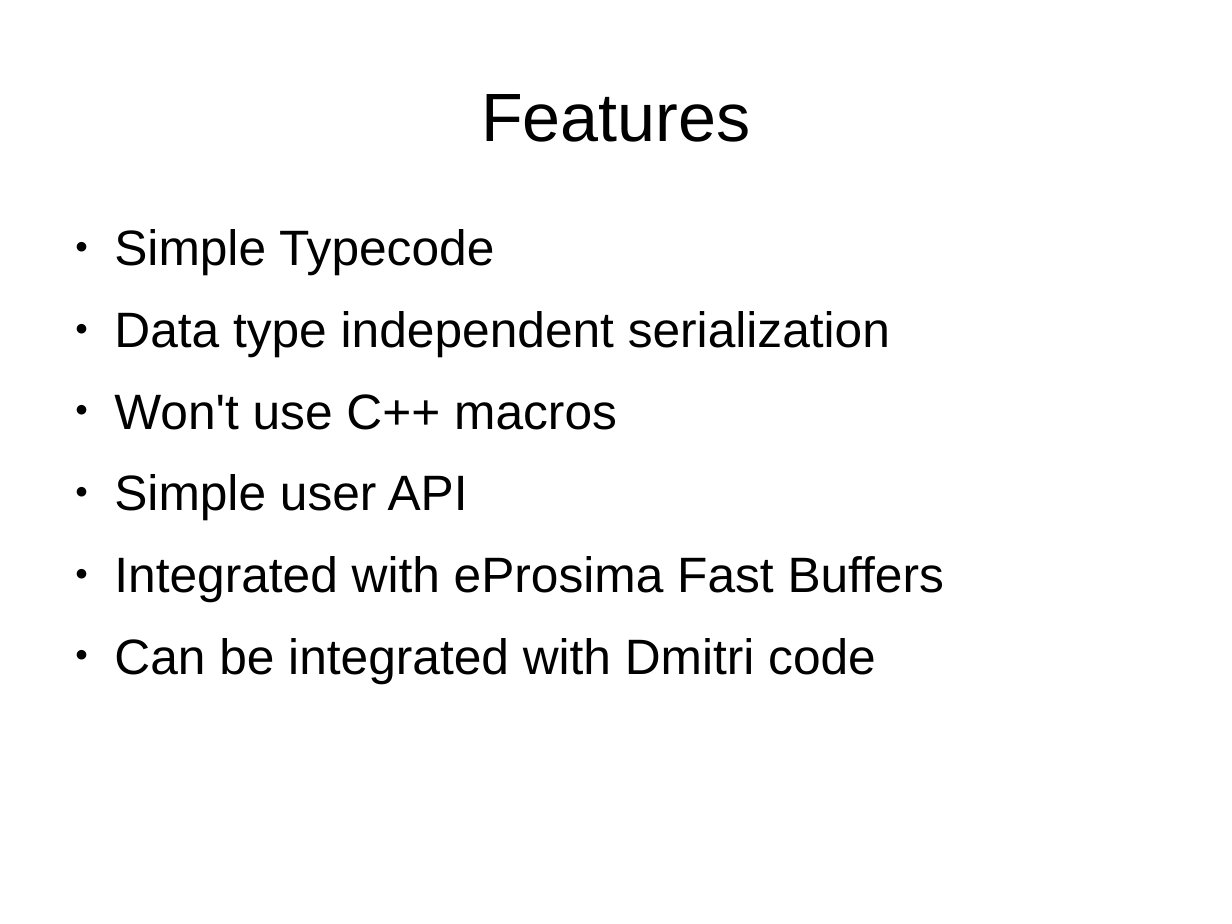
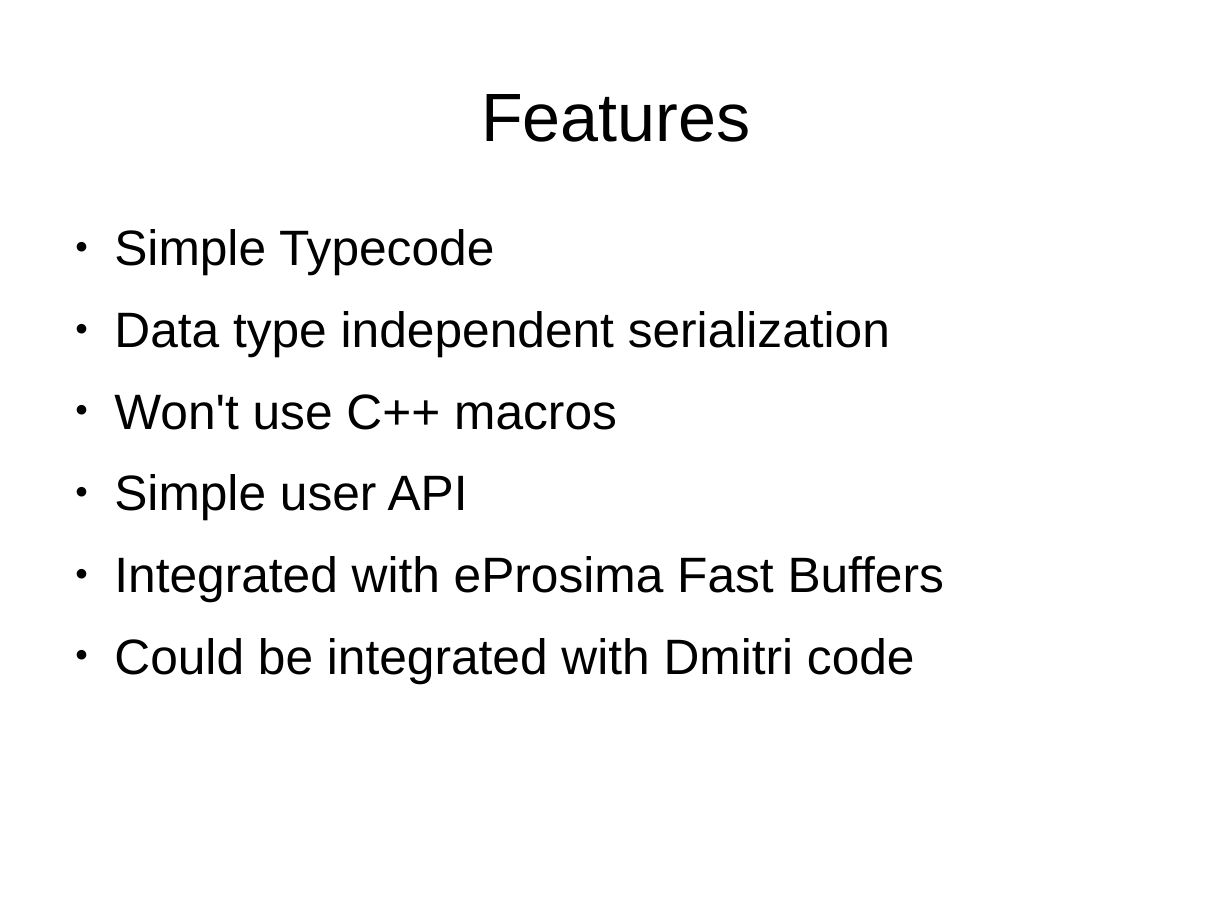
Before and after one commit to eProsima/Dynamic-Fast-Buffers, a slide deck: slide 12 of doc/DynamicFastBuffers.odp (slide 13 before the commit). Drawn at 1232x924 pixels with LibreOffice and Linux fonts; fonts in the diff are those of the drawing. Boxes give left, top, right and bottom in pixels: in the first picture for what was removed or moved away, otherwise in the second. Text is boxed around its words. In the diff, an @@ line names an element or a change of style, - is before the commit and + after.

```diff
--- a/doc/DynamicFastBuffers.odp
+++ b/doc/DynamicFastBuffers.odp
@@ text at <box>114,638,915,683</box>: text changed @@
-● Can be integrated with Dmitri code
+● Could be integrated with Dmitri code
```
Also in this commit, not shown: 3 other slides changed, 1 slide removed.
